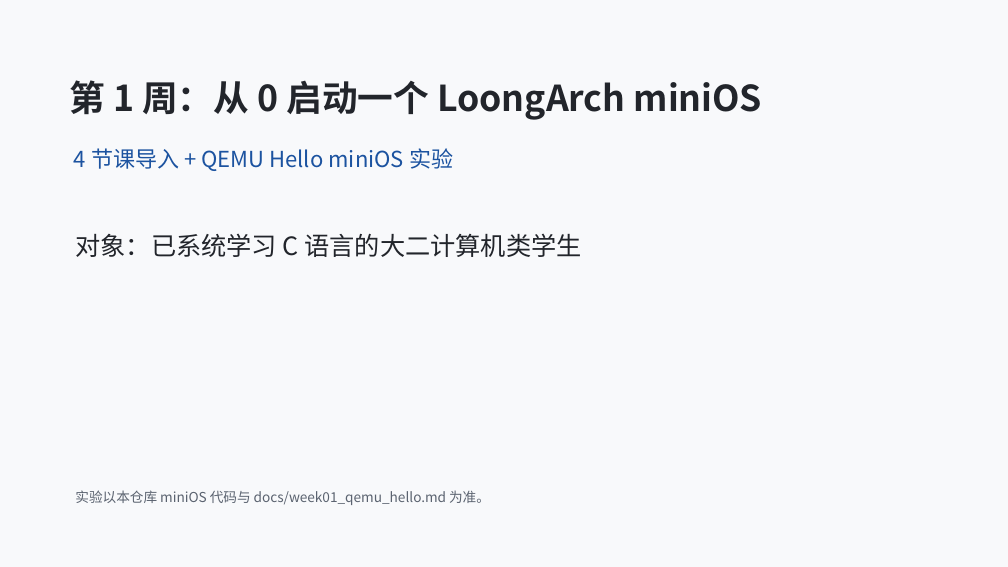
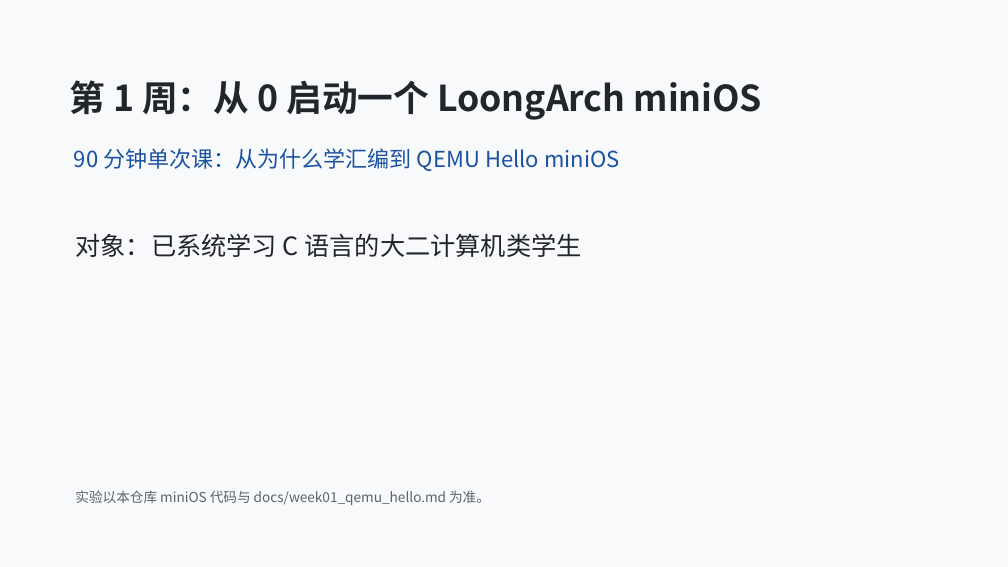
Before and after one commit to cxi218447-byte/miniOS, a slide deck: slide 1 of docs/week01/week01_qemu_hello_course.pptx. Drawn at 1008x567 pixels with LibreOffice and Linux fonts; fonts in the diff are those of the drawing. Boxes give left, top, right and bottom in pixels: in the first picture for what was removed or moved away, otherwise in the second. Text is boxed around its words. In the diff, an @@ line names an element or a change of style, - is before the commit and + after.

```diff
--- a/docs/week01/week01_qemu_hello_course.pptx
+++ b/docs/week01/week01_qemu_hello_course.pptx
@@ text at (74, 148, 619, 171): text changed @@
-4 节课导入 + QEMU Hello miniOS 实验
+90 分钟单次课：从为什么学汇编到 QEMU Hello miniOS
```
Also in this commit, not shown: 17 other slides changed, 3 slides added, 13 slides removed, 2 other files.
